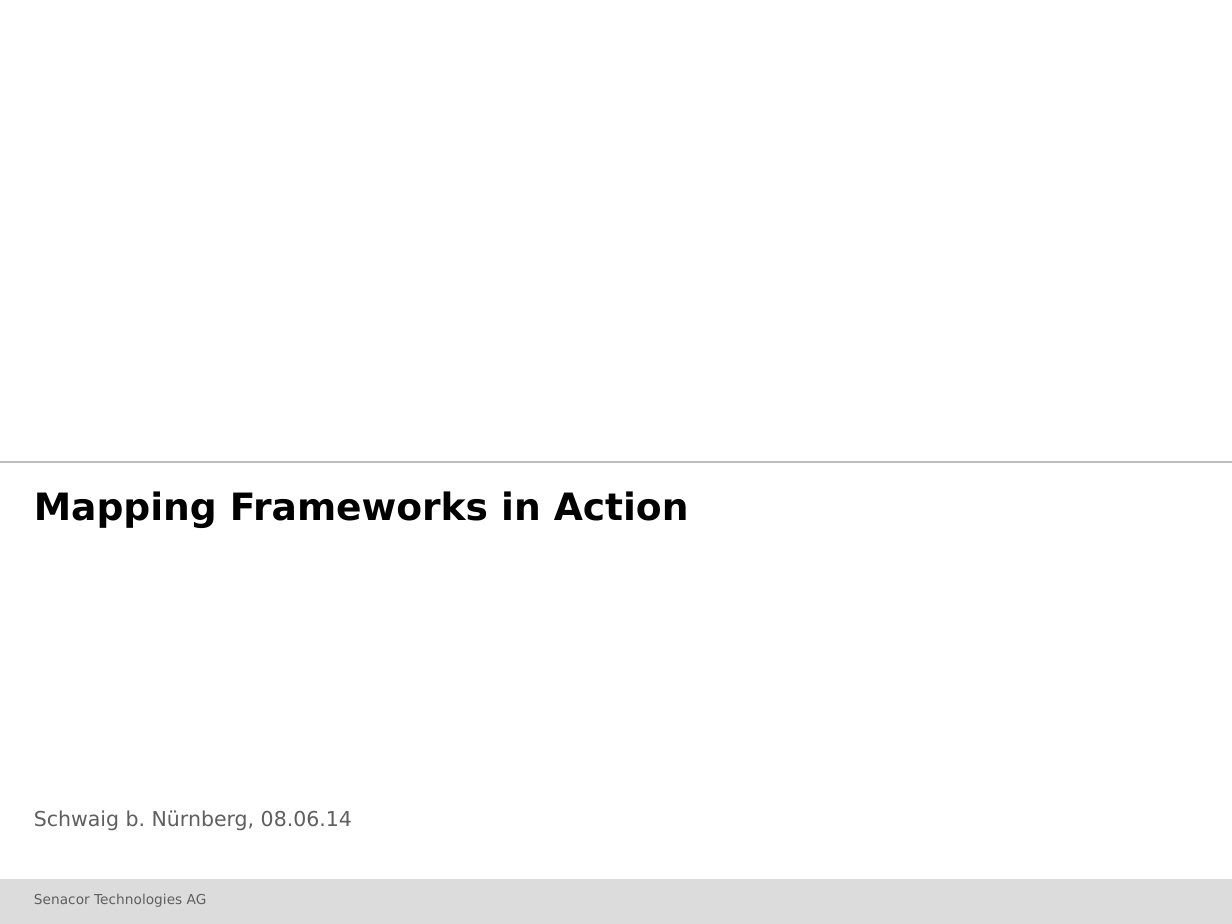
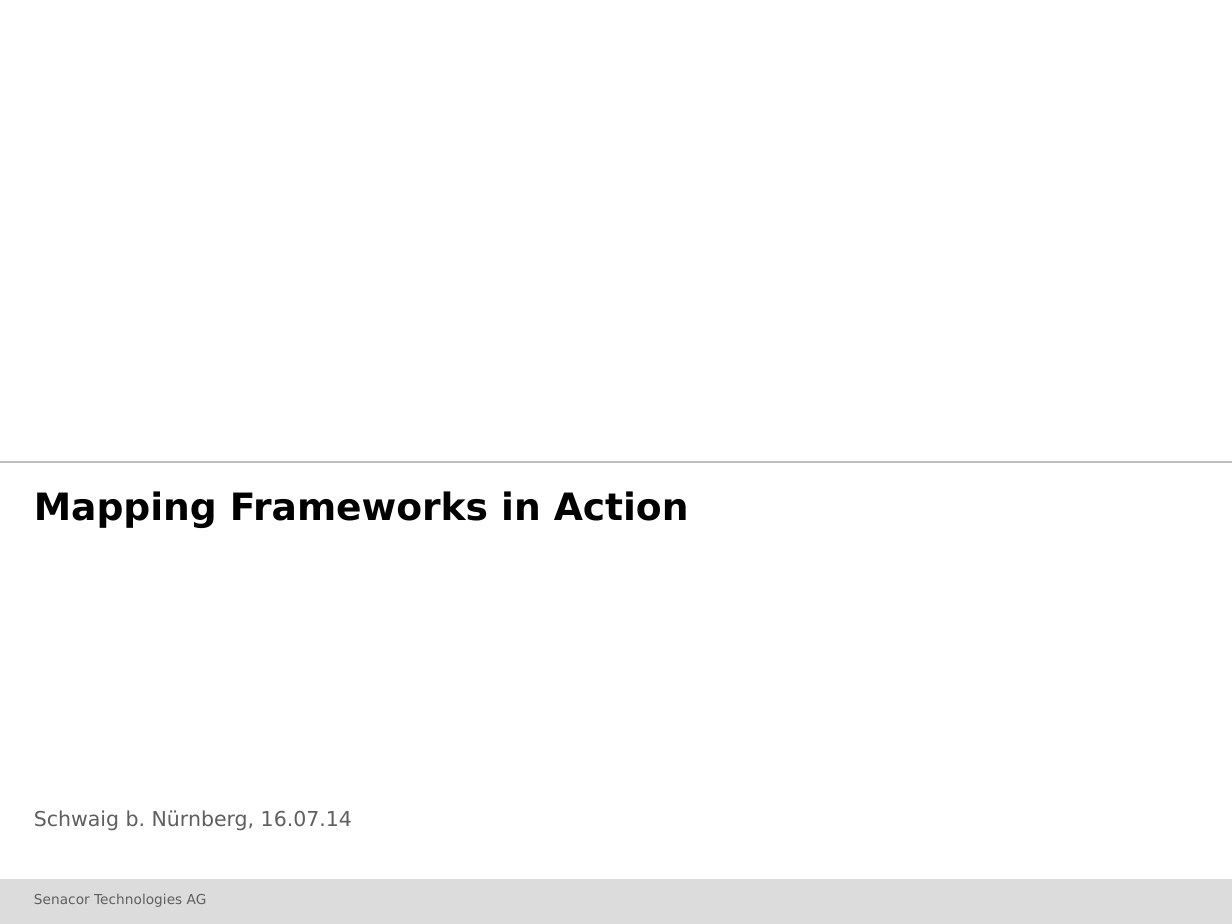
Before and after one commit to jschwalb/Mappings, a slide deck: slide 1 of presentation.pptx. Drawn at 1232x924 pixels with LibreOffice and Linux fonts; fonts in the diff are those of the drawing; background and template pictures are left out. Boxes give left, top, right and bottom in pixels: in the first picture for what was removed or moved away, otherwise in the second. Text is boxed around its words. In the diff, an @@ line names an element or a change of style, - is before the commit and + after.

```diff
--- a/presentation.pptx
+++ b/presentation.pptx
@@ text at [34,810,352,831]: text changed @@
-Schwaig b. Nürnberg, 08.06.14
+Schwaig b. Nürnberg, 16.07.14
```
Also in this commit, not shown: 30 other slides changed, 1 slide added, 3 other files.
